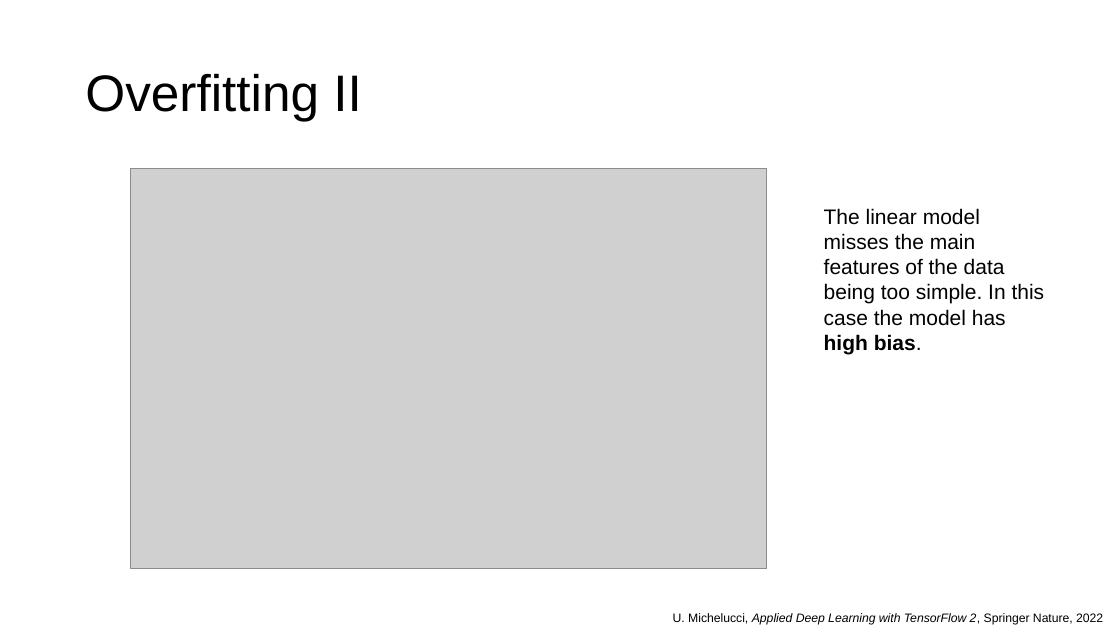
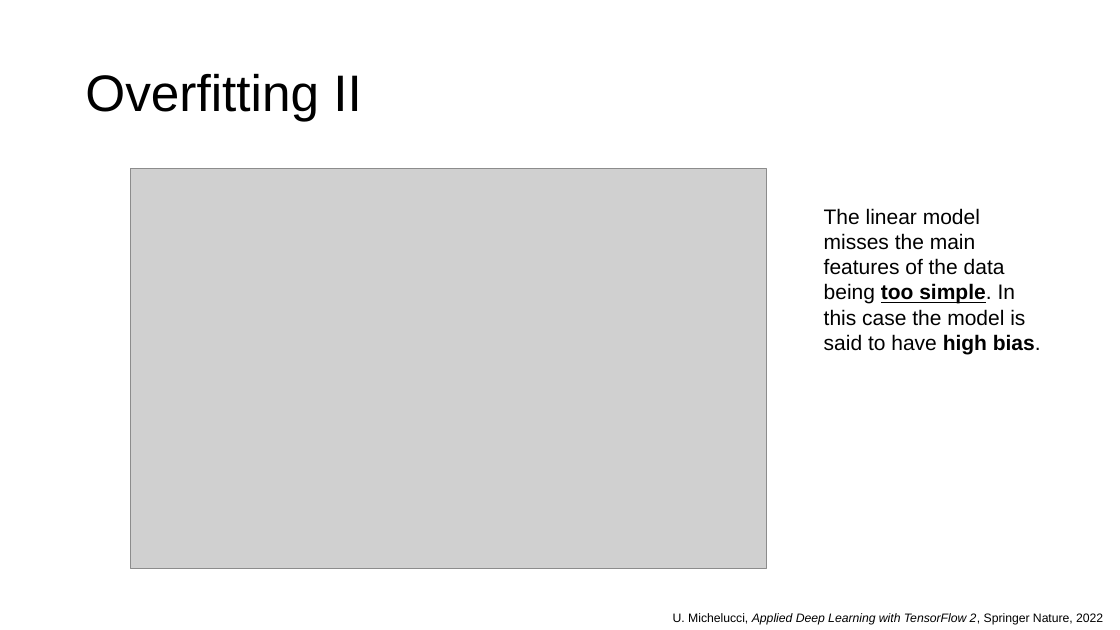
Before and after one commit to toelt-llc/MSCA-ITN-PARENT, a slide deck: slide 10 of DETERMINED2022/Introduction to model validation and unbalanced datasets/DETERMINED2022-toelt-Model_Validation_lecture_michelucci.pptx (slide 4 before the commit). Drawn at 1120x630 pixels with LibreOffice and Linux fonts; fonts in the diff are those of the drawing; grey boxes stand for pictures; background and template pictures are left out. Boxes give left, top, right and bottom in pixels: in the first picture for what was removed or moved away, otherwise in the second. Text is boxed around its words. In the diff, an @@ line names an element or a change of style, - is before the commit and + after.

```diff
--- a/DETERMINED2022/Introduction to model validation and unbalanced datasets/DETERMINED2022-toelt-Model_Validation_lecture_michelucci.pptx
+++ b/DETERMINED2022/Introduction to model validation and unbalanced datasets/DETERMINED2022-toelt-Model_Validation_lecture_michelucci.pptx
@@ text at (824, 208, 1041, 354): text changed @@
-The linear model misses the main features of the data being too simple. In this case the model has high bias.
+The linear model misses the main features of the data being too simple. In this case the model is said to have high bias.
```
Also in this commit, not shown: 6 other slides changed, 7 slides added, 1 slide removed, 3 other files.
